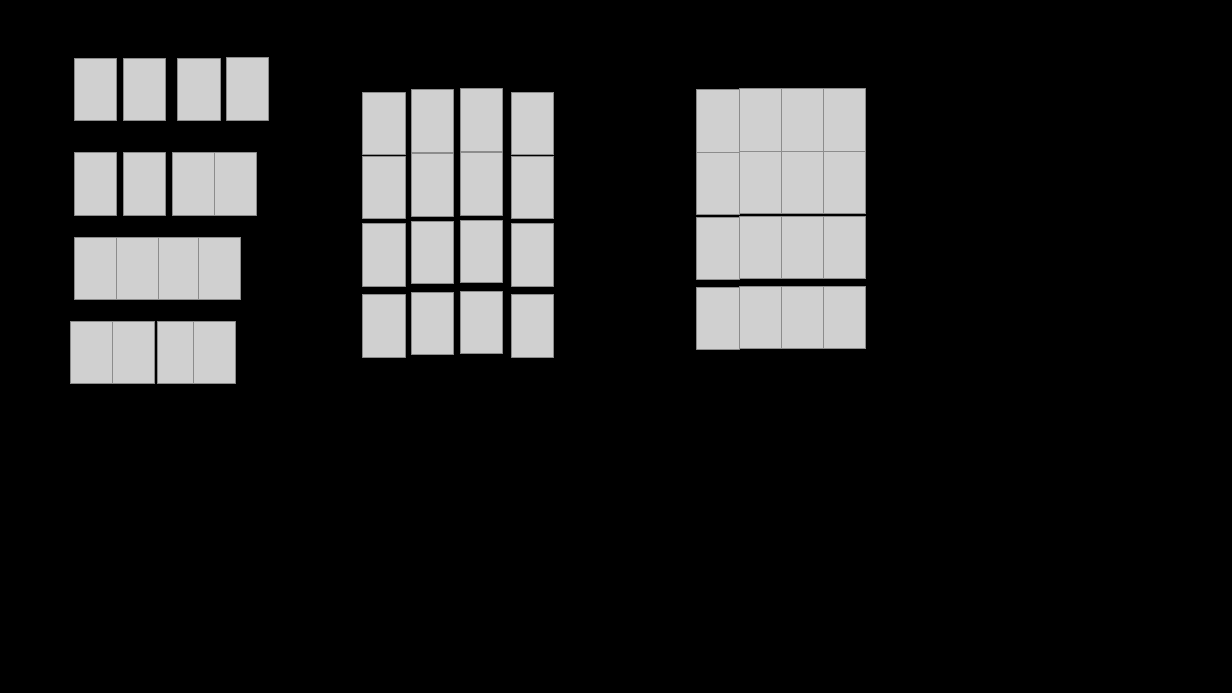
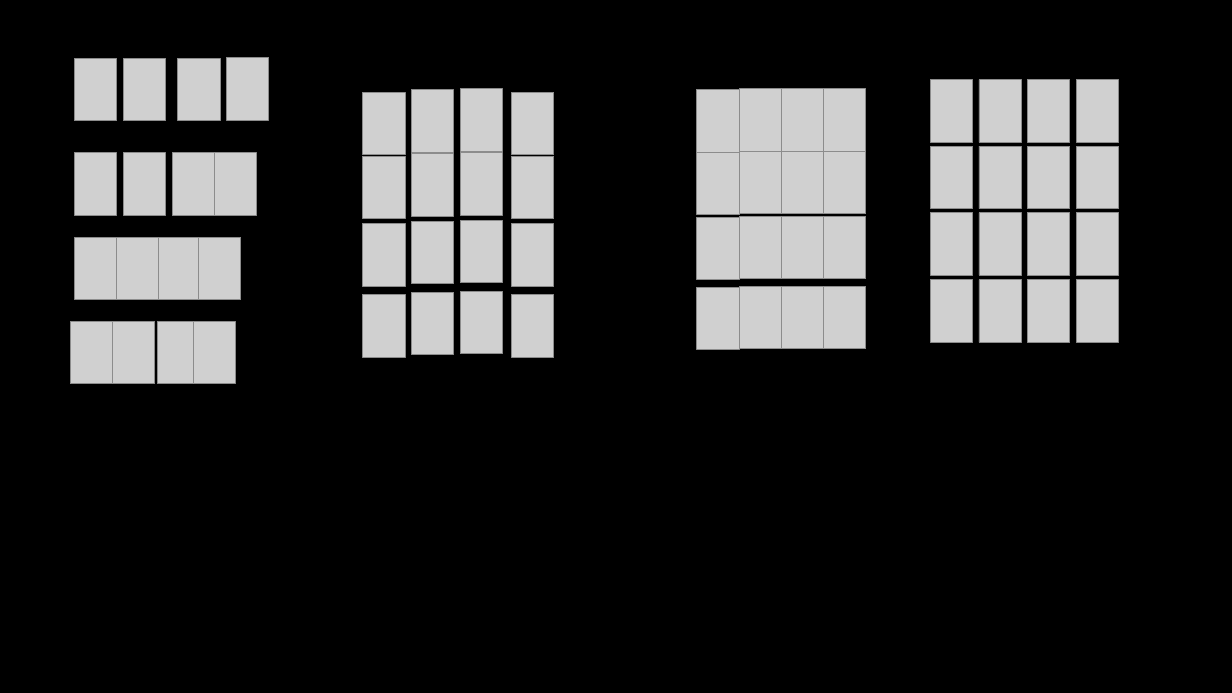
Before and after one commit to aaaaa114514-1/Sacabambaspis_aaaaa, a slide deck: slide 9 of Pictures/草稿纸.pptx. Drawn at 1232x693 pixels with LibreOffice and Linux fonts; fonts in the diff are those of the drawing; grey boxes stand for pictures. Boxes give left, top, right and bottom in pixels: in the first picture for what was removed or moved away, otherwise in the second. Text is boxed around its words. In the diff, an @@ line names an element or a change of style, - is before the commit and + after.

```diff
--- a/Pictures/草稿纸.pptx
+++ b/Pictures/草稿纸.pptx
@@ picture added at bbox=[931, 79, 973, 142] @@
@@ picture added at bbox=[980, 79, 1022, 142] @@
@@ picture added at bbox=[1028, 79, 1070, 142] @@
@@ picture added at bbox=[1077, 79, 1119, 142] @@
@@ picture added at bbox=[931, 146, 973, 209] @@
@@ picture added at bbox=[980, 146, 1022, 209] @@
@@ picture added at bbox=[1028, 146, 1070, 209] @@
@@ picture added at bbox=[1077, 146, 1119, 209] @@
@@ picture added at bbox=[931, 213, 973, 275] @@
@@ picture added at bbox=[980, 213, 1022, 275] @@
@@ picture added at bbox=[1028, 213, 1070, 275] @@
@@ picture added at bbox=[1077, 213, 1119, 275] @@
@@ picture added at bbox=[931, 280, 973, 343] @@
@@ picture added at bbox=[980, 280, 1022, 343] @@
@@ picture added at bbox=[1028, 280, 1070, 343] @@
@@ picture added at bbox=[1077, 280, 1119, 343] @@
```
Also in this commit, not shown: 1 slide added, 1 slide removed, 50 other files.
